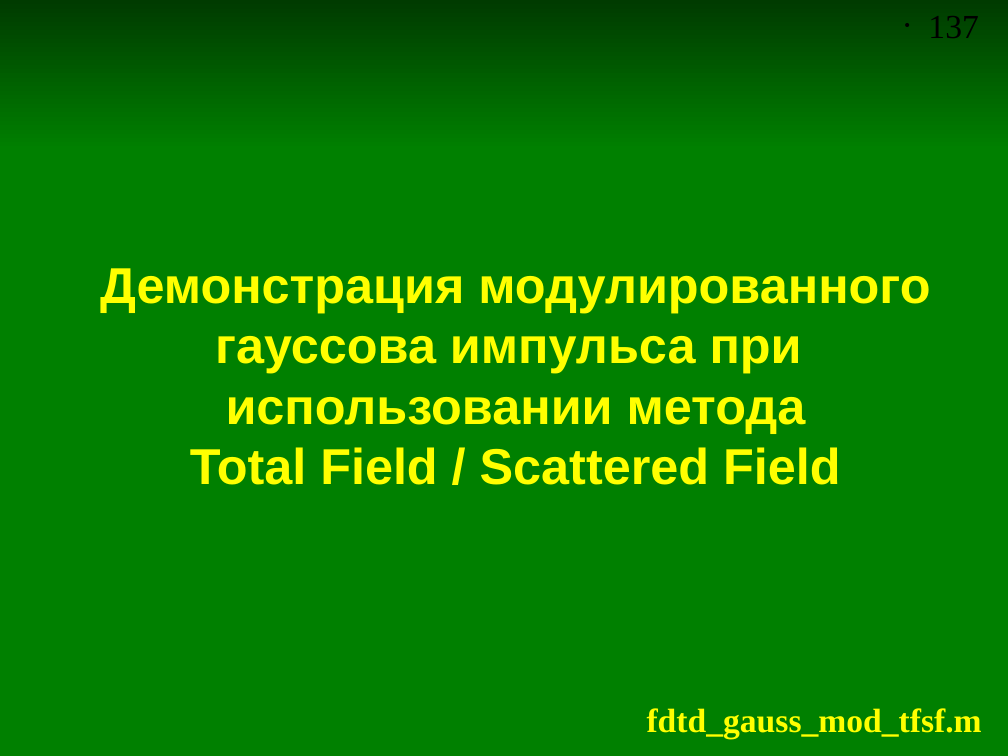
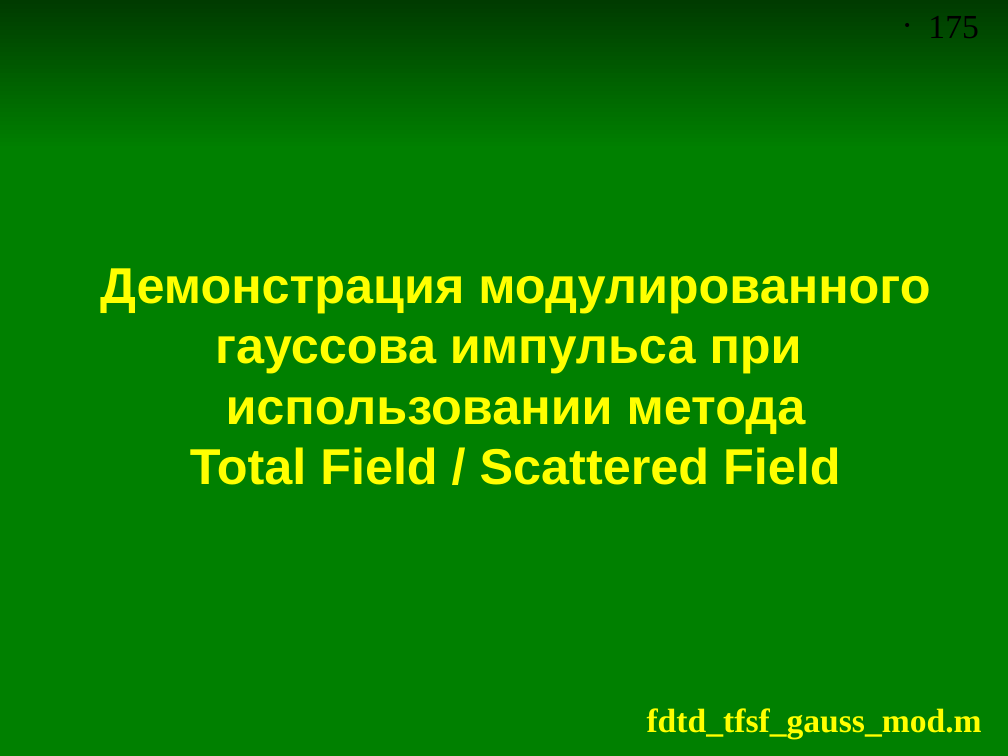
Before and after one commit to andris0147sv/modelling, a slide deck: slide 175 of presentations/2. FDTD.odp (slide 137 before the commit). Drawn at 1008x756 pixels with LibreOffice and Linux fonts; fonts in the diff are those of the drawing. Boxes give left, top, right and bottom in pixels: in the first picture for what was removed or moved away, otherwise in the second. Text is boxed around its words. In the diff, an @@ line names an element or a change of style, - is before the commit and + after.

Commit message:
Добавлены слайды про граничные условия ABC второй степени. Переименованы скрипты про метод TFSF

```diff
--- a/presentations/2. FDTD.odp
+++ b/presentations/2. FDTD.odp
@@ page number at (928, 16, 978, 38): text changed @@
-• 137
+• 175
@@ text at (647, 708, 982, 738): text changed @@
-fdtd_gauss_mod_tfsf.m
+fdtd_tfsf_gauss_mod.m
```
Also in this commit, not shown: 7 other slides changed, 17 slides added, 6 other files.
